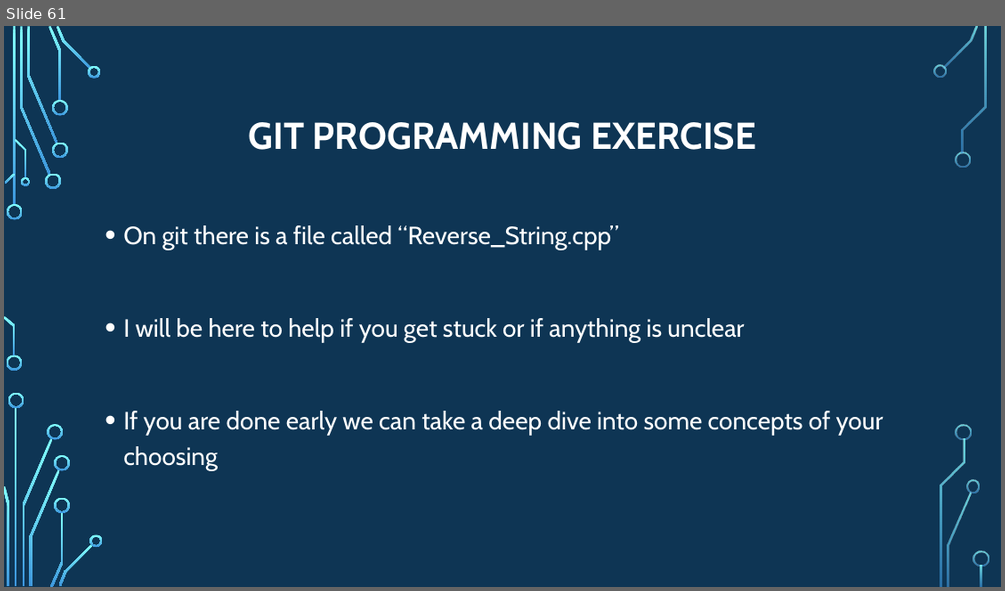
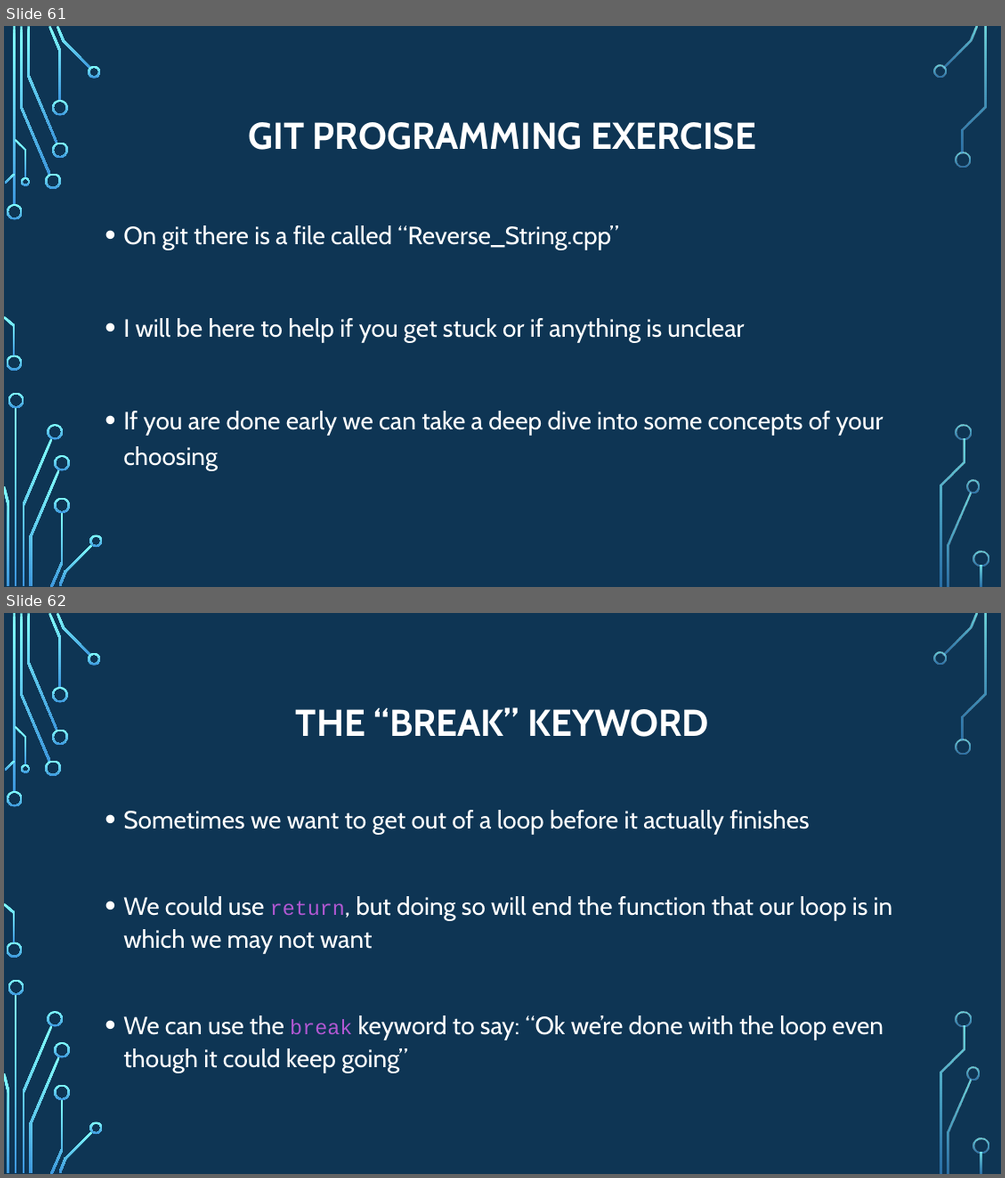
Before and after one commit to psypdt/ZIS_C-_Summer_Course_2019, a slide deck: Day_3/Day_3.pptx. Shown one above the other, each under a label of ours: slide 61 before the commit, slides 61 and 62 after it. The pictures are 1005x591 and 1005x1178 pixels, drawn with LibreOffice and Linux fonts; fonts in the diff are those of the drawing; background and template pictures are left out. Boxes give left, top, right and bottom in pixels: in the first picture for what was removed or moved away, otherwise in the second. Text is boxed around its words. In the diff, an @@ line names an element or a change of style, - is before the commit and + after.

```diff
--- a/Day_3/Day_3.pptx
+++ b/Day_3/Day_3.pptx
@@ slide 62 added at (4, 613, 1001, 1174), background picture (left out); not listed: 36 template elements that a slide beside it also shows @@
@@ title added at (296, 707, 709, 737), 36 pt, text #FFFFFF, bold @@
+THE “BREAK” KEYWORD
@@ text added at (123, 810, 893, 1073), 24 pt, text #FFFFFF @@
+• Sometimes we want to get out of a loop before it actually finishes
+• We could use return, but doing so will end the function that our loop is in which we may not want
+• We can use the break keyword to say: “Ok we’re done with the loop even though it could keep going”
```
Also in this commit, not shown: 1 other slide added, 2 other files.
